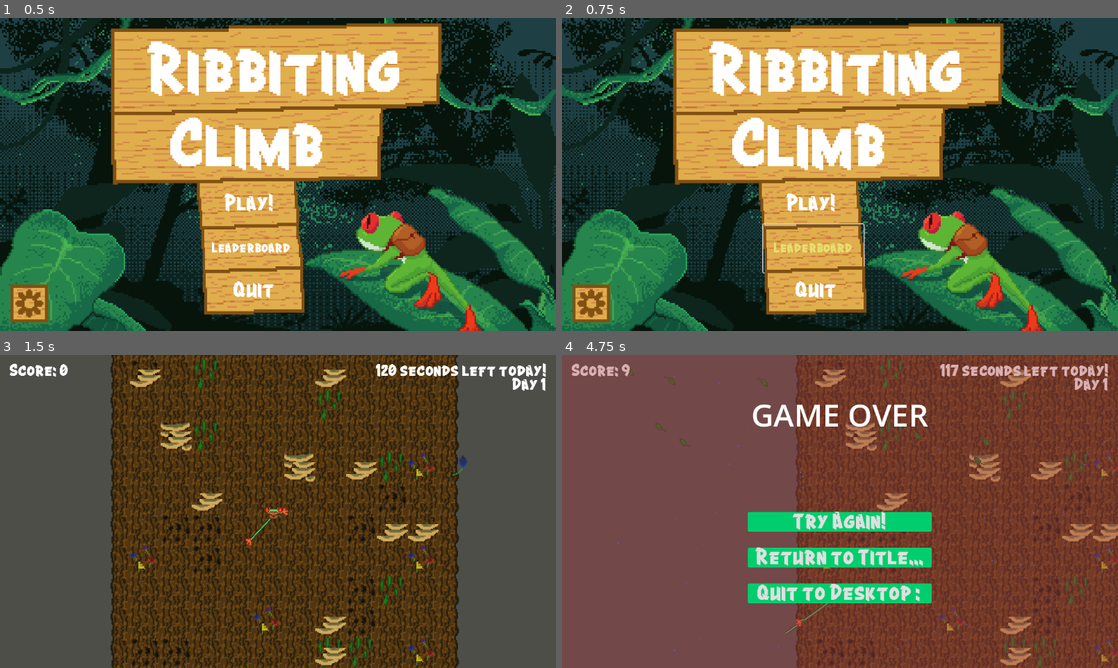
Above: before the commit, frames 1-4 (two rows, left to right).
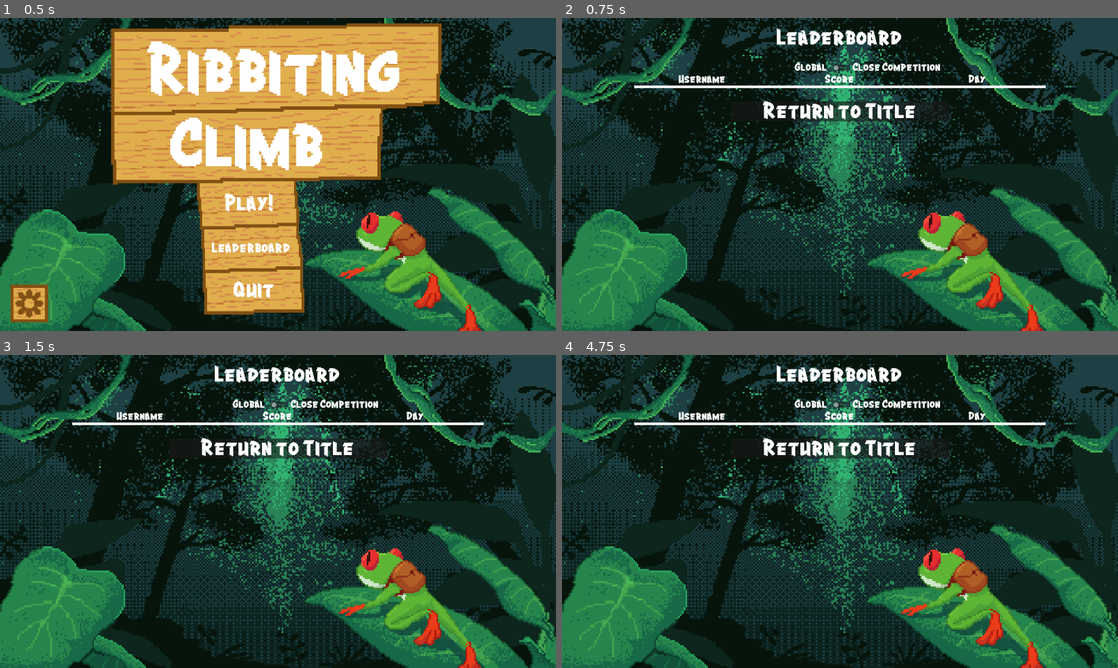
Above: after the commit, the same moments.

Repository: Team-Goose/brackeys-12-game-jam
Game: Godot game, scene res://game.tscn
The game is run twice, just before and just after one commit, with the same random seed, the same clock (stepped at 60 frames per second) and the same inputs. Sound files missing from this copy of the repository are replaced by a short silence.
Inputs (mouse positions are in pixels of both pictures, inside the frame that each line leads up to):
- Up to frame 1 (0.5 s): no input
- Up to frame 2 (0.75 s): click "Leaderboard" at 0.5 s
- Up to frame 3 (1.5 s): click "Play!" at 1.25 s
- Up to frame 4 (4.75 s): click (812, 539) at 2 s, where only the run after the commit has a clickable "Play!"; move the mouse to (723, 652) at 2.77 s; press the mouse at (723, 652) at 2.78 s; hold Right (right) 2.78-3.53 s; move the mouse to (795, 621) at 3.52 s; release the mouse at (795, 621) at 3.53 s; hold Left (left) 3.53-4.28 s; right-click (795, 621) at 3.6 s; click (795, 621) at 3.67 s; move the mouse to (801, 589) at 4.27 s; press the mouse at (801, 589) at 4.28 s; hold Right (right) from 4.28 s (still down)

Frame 1 is identical in both runs. In frame 2, 35% of the frame differs, in the area x 1-87%, y 1-98%; in frame 3, 100%; in frame 4, 100%, in the area x 0-100%, y 0-100%.

Commit message:
added initial leaderboard fetch

Diff:
--- a/game.gd
+++ b/game.gd
@@ -8,6 +8,7 @@
 var day_finished_menu_preload = preload('res://scenes/day_finished_menu.tscn')
 var game_gui_preload = preload('res://scenes/game_gui.tscn')
 var options_menu_preload = preload('res://scenes/options_menu.tscn')
+var leaderboard_preload = preload('res://scenes/leaderboard.tscn')
 
 var master_bus_index := AudioServer.get_bus_index("Master")
 var music_bus_index := AudioServer.get_bus_index("Music")
@@ -192,6 +193,11 @@
 
 func _on_main_menu_play_pressed() -> void:
 	reset_play()
+
+func _on_main_menu_leaderboard_pressed() -> void:
+	print('HERE')
+	var instance = leaderboard_preload.instantiate()
+	$CanvasLayer.add_child(instance)
 
 func _on_main_menu_options_pressed() -> void:
 	var instance = options_menu_preload.instantiate()
--- a/game.tscn
+++ b/game.tscn
@@ -53,6 +53,7 @@
 wait_time = 120.0
 one_shot = true
 
+[connection signal="leaderboard_pressed" from="CanvasLayer/MainMenu" to="." method="_on_main_menu_leaderboard_pressed"]
 [connection signal="options_pressed" from="CanvasLayer/MainMenu" to="." method="_on_main_menu_options_pressed"]
 [connection signal="play_pressed" from="CanvasLayer/MainMenu" to="." method="_on_main_menu_play_pressed"]
 [connection signal="quit_pressed" from="CanvasLayer/MainMenu" to="." method="_on_main_menu_quit_pressed"]
--- a/scenes/leaderboard.tscn
+++ b/scenes/leaderboard.tscn
@@ -1,14 +1,17 @@
-[gd_scene load_steps=4 format=3 uid="uid://gxu00ldxtlif"]
+[gd_scene load_steps=6 format=3 uid="uid://gxu00ldxtlif"]
 
 [ext_resource type="Theme" uid="uid://cr5mj0hosrwmu" path="res://assets/main_menu_theme.tres" id="1_fqnpn"]
-
-[sub_resource type="SystemFont" id="SystemFont_d8du4"]
+[ext_resource type="Script" path="res://scripts/leaderboard.gd" id="2_5jkpt"]
+[ext_resource type="Texture2D" uid="uid://bcflm7tmfysy" path="res://assets/loading_circle.png" id="3_gni6i"]
+[ext_resource type="Texture2D" uid="uid://b0lgp2tfhmg47" path="res://assets/title_screen.png" id="3_o8fuv"]
 
 [sub_resource type="LabelSettings" id="LabelSettings_bdok8"]
-font = SubResource("SystemFont_d8du4")
 font_size = 32
 
 [node name="Leaderboard" type="Control"]
+z_index = 1000
+z_as_relative = false
+texture_filter = 1
 layout_mode = 3
 anchors_preset = 15
 anchor_right = 1.0
@@ -16,6 +19,15 @@
 grow_horizontal = 2
 grow_vertical = 2
 theme = ExtResource("1_fqnpn")
+script = ExtResource("2_5jkpt")
+
+[node name="Background" type="TextureRect" parent="."]
+layout_mode = 0
+offset_right = 1152.0
+offset_bottom = 648.0
+texture = ExtResource("3_o8fuv")
+
+[node name="HTTPRequest" type="HTTPRequest" parent="."]
 
 [node name="MarginContainer" type="MarginContainer" parent="."]
 layout_mode = 1
@@ -33,6 +45,7 @@
 layout_mode = 2
 
 [node name="LeaderboardVBox" type="VBoxContainer" parent="MarginContainer/VBoxContainer"]
+unique_name_in_owner = true
 layout_mode = 2
 
 [node name="LeaderboardLabel" type="Label" parent="MarginContainer/VBoxContainer/LeaderboardVBox"]
@@ -99,3 +112,34 @@
 [node name="ReturnToTitleButton" type="Button" parent="MarginContainer/VBoxContainer/MarginContainer"]
 layout_mode = 2
 text = "Return to Title"
+
+[node name="LoadingSpinnerBox" type="ColorRect" parent="."]
+unique_name_in_owner = true
+layout_mode = 1
+anchors_preset = 15
+anchor_right = 1.0
+anchor_bottom = 1.0
+grow_horizontal = 2
+grow_vertical = 2
+color = Color(0.235294, 0.235294, 0.235294, 0.607843)
+
+[node name="LoadingSpinner" type="TextureProgressBar" parent="LoadingSpinnerBox"]
+unique_name_in_owner = true
+layout_mode = 1
+anchors_preset = 8
+anchor_left = 0.5
+anchor_top = 0.5
+anchor_right = 0.5
+anchor_bottom = 0.5
+offset_left = -100.0
+offset_top = -100.0
+offset_right = 100.0
+offset_bottom = 100.0
+grow_horizontal = 2
+grow_vertical = 2
+value = 100.0
+fill_mode = 4
+radial_fill_degrees = 245.0
+texture_progress = ExtResource("3_gni6i")
+
+[connection signal="request_completed" from="HTTPRequest" to="." method="_on_request_completed"]
--- a/scenes/main_menu.tscn
+++ b/scenes/main_menu.tscn
@@ -150,5 +150,6 @@
 flat = true
 
 [connection signal="pressed" from="PlayButtonImage/PlayButton" to="." method="_on_play_pressed"]
+[connection signal="pressed" from="LeaderboardButtonImage/LeaderboardButton" to="." method="_on_leaderboard_pressed"]
 [connection signal="pressed" from="QuitButtonImage/QuitButton" to="." method="_on_quit_pressed"]
 [connection signal="pressed" from="SettingsButtonImage/SettingsButton" to="." method="_on_options_pressed"]
--- /dev/null
+++ b/scripts/leaderboard.gd
@@ -0,0 +1,15 @@
+extends Control
+
+func _ready() -> void:
+	var tween: Tween = get_tree().create_tween().set_loops()
+	tween.tween_property(%LoadingSpinner, 'radial_initial_angle', 360.0, 1.5).as_relative()
+	$HTTPRequest.request('https://brackeys-12-game-jam-api.fly.dev/scores/top10scores')
+
+func _on_request_completed(result, response_code, headers, body) -> void:
+	var num_children = %LeaderboardVBox.get_child_count()
+	for i in num_children - 5:
+		var child = %LeaderboardVBox.get_child(i + 5)
+		%LeaderboardVBox.remove_child(child)
+	%LoadingSpinnerBox.visible = false
+	var json = JSON.parse_string(body.get_string_from_utf8())
+	print(json)
--- a/scripts/main_menu.gd
+++ b/scripts/main_menu.gd
@@ -1,12 +1,16 @@
 extends Control
 
 signal play_pressed
+signal leaderboard_pressed
 signal options_pressed
 signal quit_pressed
 
 func _on_play_pressed() -> void:
 	play_pressed.emit()
 
+func _on_leaderboard_pressed() -> void:
+	leaderboard_pressed.emit()
+
 func _on_options_pressed() -> void:
 	options_pressed.emit()
 
Binary file added: assets/loading_circle.png
Not shown, added: assets/loading_circle.png.import
